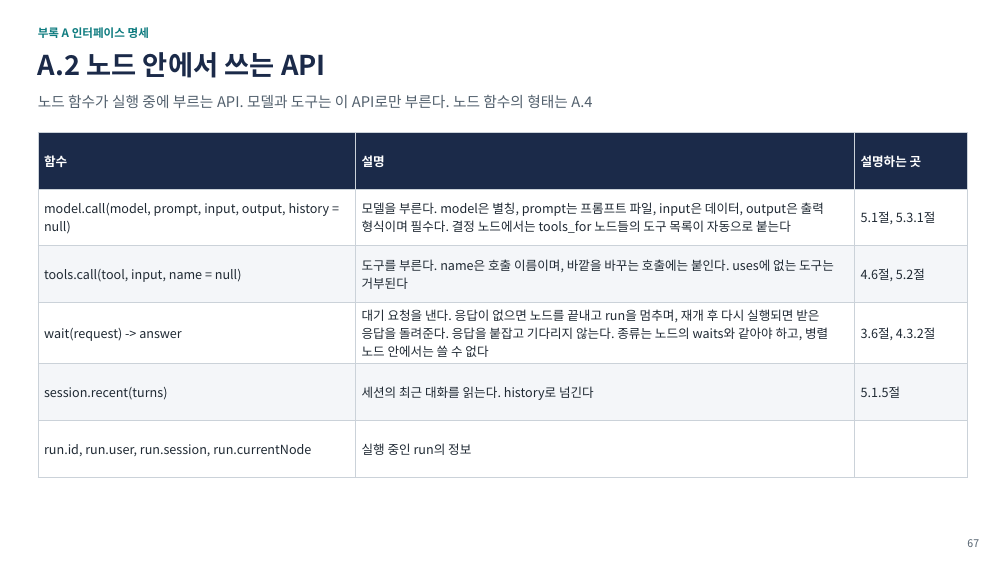
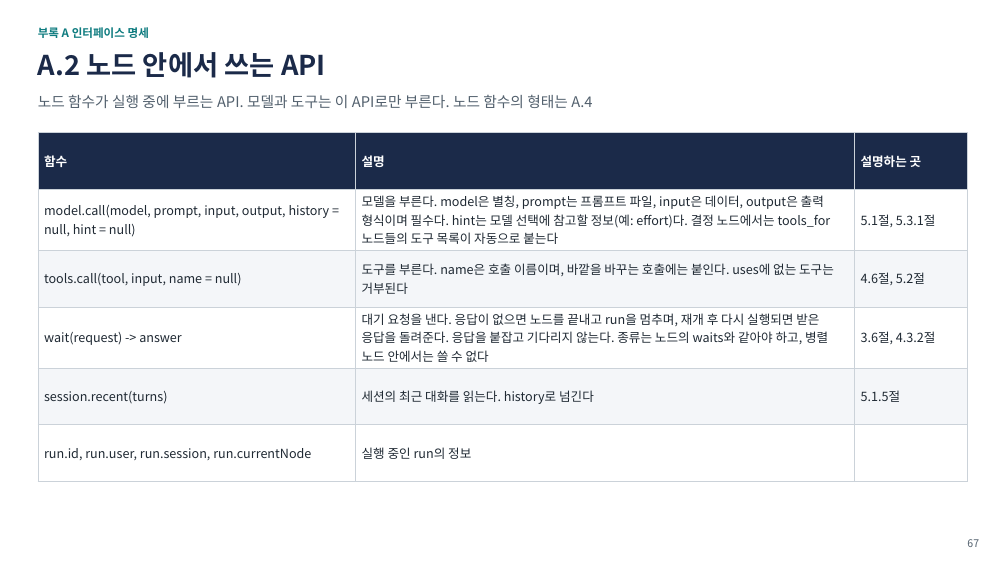
Before and after one commit to iwindfree/windfree-blog, a slide deck: slide 67 of public/files/ai-agent-workflow-framework/AI_Agent_Workflow_Framework_Summary.pptx. Drawn at 1008x567 pixels with LibreOffice and Linux fonts; fonts in the diff are those of the drawing. Boxes give left, top, right and bottom in pixels: in the first picture for what was removed or moved away, otherwise in the second. Text is boxed around its words. In the diff, an @@ line names an element or a change of style, - is before the commit and + after.

```diff
--- a/public/files/ai-agent-workflow-framework/AI_Agent_Workflow_Framework_Summary.pptx
+++ b/public/files/ai-agent-workflow-framework/AI_Agent_Workflow_Framework_Summary.pptx
@@ table at [38, 132, 968, 464] @@
-row 2, column 1: model.call(model, prompt, input, output, history = null)
+row 2, column 1: model.call(model, prompt, input, output, history = null, hint = null)
-row 2, column 2: 모델을 부른다. model은 별칭, prompt는 프롬프트 파일, input은 데이터, output은 출력 형식이며 필수다. 결정 노드에서는 tools_for 노드들의 도구 목록이 자동으로 붙는다
+row 2, column 2: 모델을 부른다. model은 별칭, prompt는 프롬프트 파일, input은 데이터, output은 출력 형식이며 필수다. hint는 모델 선택에 참고할 정보(예: effort)다. 결정 노드에서는 tools_for 노드들의 도구 목록이 자동으로 붙는다
```
Also in this commit, not shown: 1 other slide changed, 1 other file.
